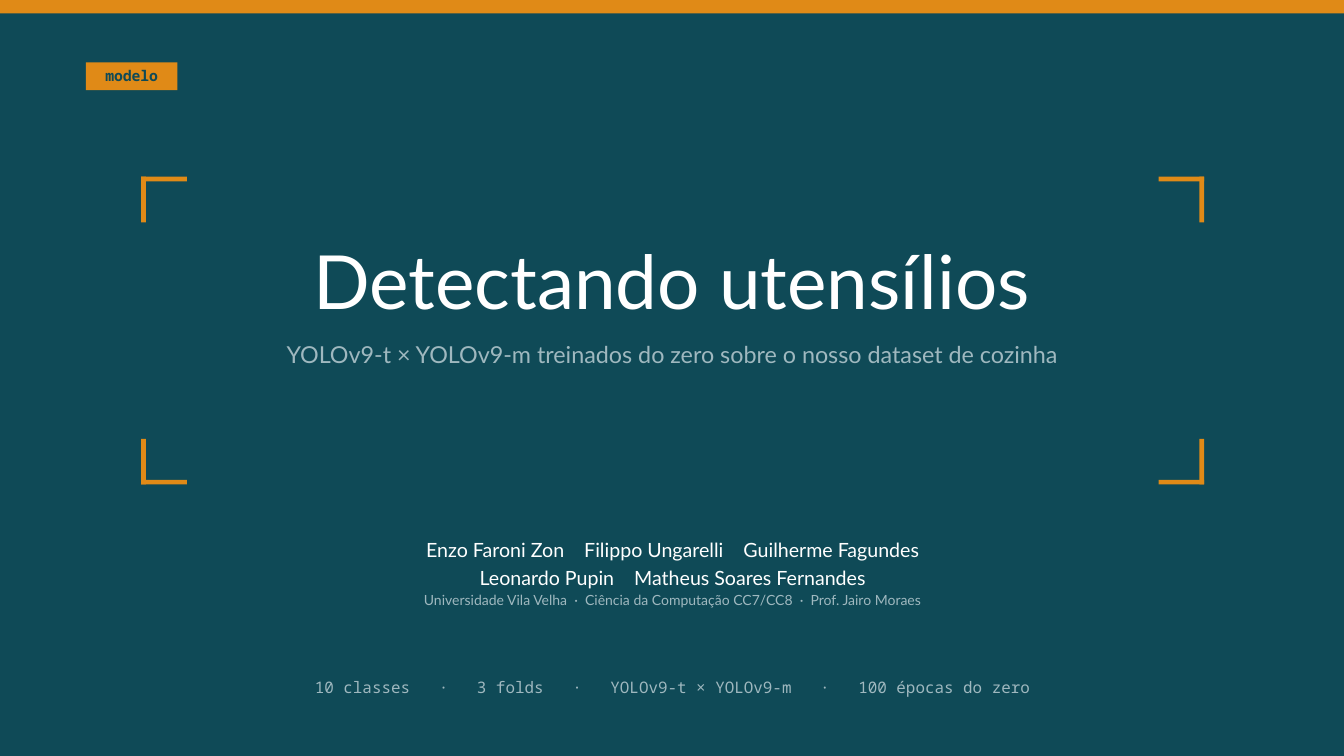
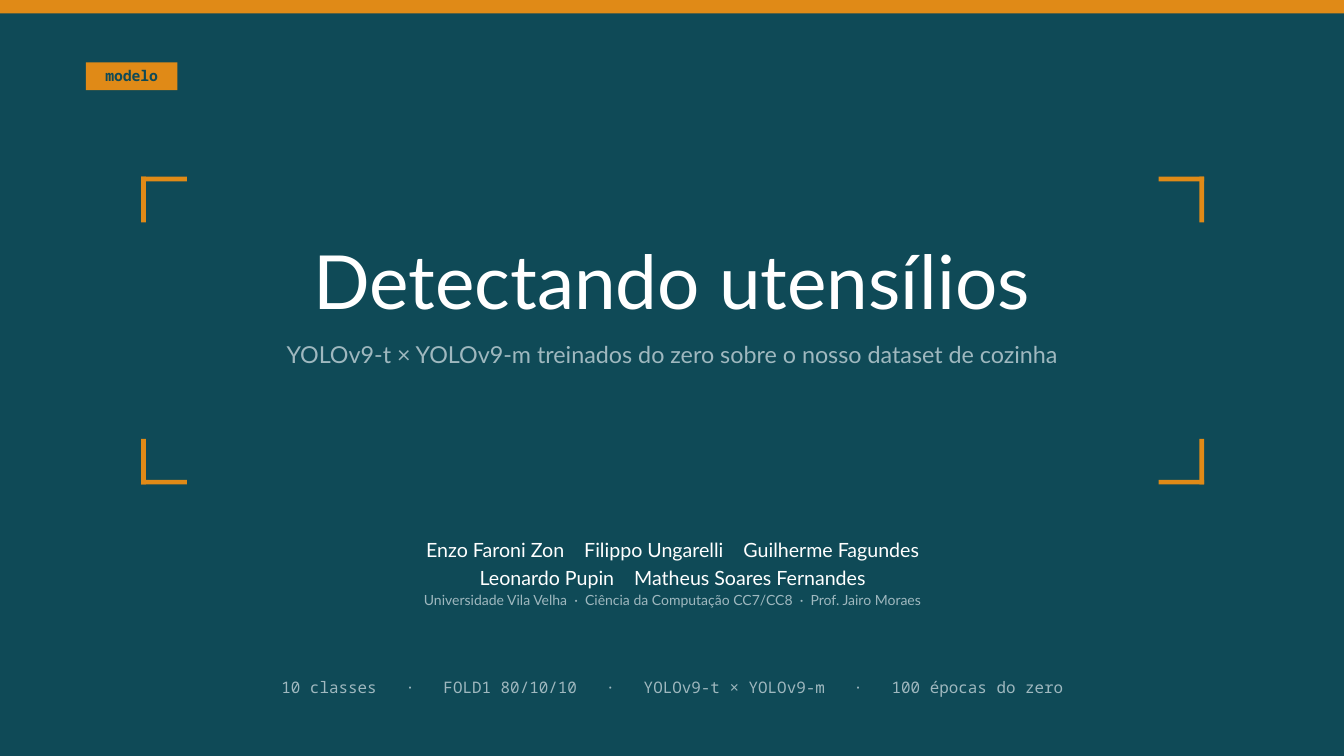
Before and after one commit to enzozon/yolov9-cozinha, a slide deck: slide 1 of slides/Cozinha_yolov9.pptx. Drawn at 1344x756 pixels with LibreOffice and Linux fonts; fonts in the diff are those of the drawing. Boxes give left, top, right and bottom in pixels: in the first picture for what was removed or moved away, otherwise in the second. Text is boxed around its words. In the diff, an @@ line names an element or a change of style, - is before the commit and + after.

Commit message:
docs: slides ajustados para treino só no FOLD1

```diff
--- a/slides/Cozinha_yolov9.pptx
+++ b/slides/Cozinha_yolov9.pptx
@@ text at <box>281,681,1063,697</box>: text changed @@
-10 classes · 3 folds · YOLOv9-t × YOLOv9-m · 100 épocas do zero
+10 classes · FOLD1 80/10/10 · YOLOv9-t × YOLOv9-m · 100 épocas do zero
```
Also in this commit, not shown: 5 other slides changed, 1 other file.
